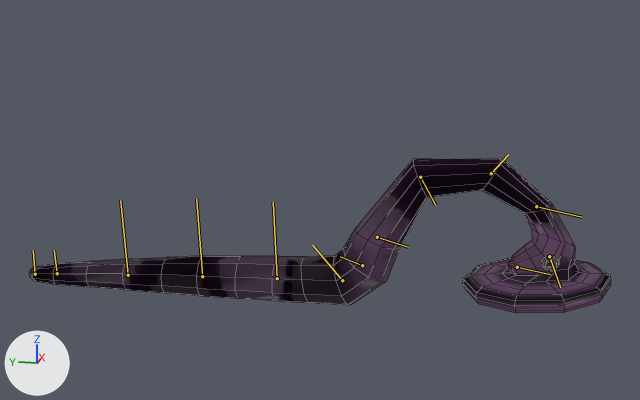
What one commit did to the FBX model Assets/Game/Art/HammerGooneANO2.fbx.
Rendered twice from a 50 mm camera at (-27.22, -4.48, 10.36) aimed at (0.09, 0.99, 3.53). The lights are fixed; the arrows at lower left show +X, +Y and +Z. Both versions are drawn at the pose saved in each file; the numbers are the values there. The bones that bend it are drawn over the model as lines. Mesh edges are drawn as thin lines.

The first picture shows 'hammer_geo'.
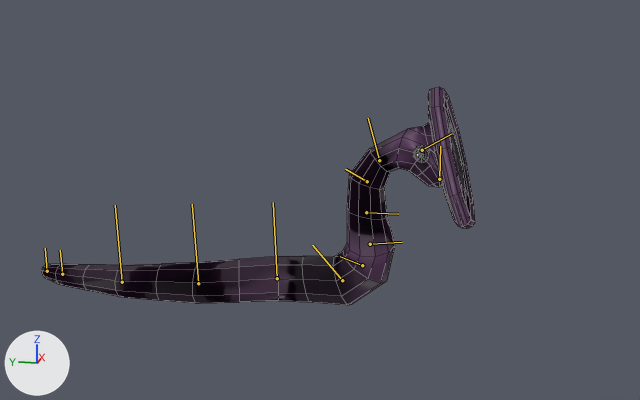
Where the change shows, as pixel boxes (x1, y1, x2, y2) in the pictures (640 x 400 px):
'hammer_geo', posed (25% narrower, 40% taller): before (29, 158, 611, 313); after (41, 87, 475, 305)
bone 'neck2', root to tip: before (377, 237) to (408, 247); after (370, 244) to (402, 242)
bone 'neck3', root to tip: before (420, 177) to (435, 205); after (366, 212) to (398, 214)
bone 'neck4', root to tip: before (491, 173) to (508, 154); after (367, 181) to (345, 169)
bone 'neck5', root to tip: before (536, 206) to (582, 217); after (379, 160) to (368, 118)
bone 'head1', root to tip: before (549, 256) to (560, 287); after (422, 150) to (452, 133)
bone 'tail2', root to tip: before (202, 276) to (196, 199); after (198, 283) to (192, 204)
bone 'tail3', root to tip: before (128, 275) to (120, 200); after (122, 282) to (115, 205)
bone 'tail4', root to tip: before (57, 273) to (54, 250); after (62, 274) to (60, 250)

The change in detail:
Bone 'neck2' (bone_neck2) moves from (21.0, 24.0, 0.0) to (0.0, 0.0, 0.0).
Bone 'neck2' (bone_neck2) turns from (0, 0, 23) to (-2, 16, 0) degrees about its own x, y and z.
Bone 'neck3' (bone_neck3) moves from (135.0, 59.0, 0.0) to (-4.0, 0.0, 28.0).
Bone 'neck3' (bone_neck3) turns from (0, 0, 38) to (0, -16, 0) degrees about its own x, y and z.
Bone 'neck4' (bone_neck4) moves from (126.0, -31.0, 0.0) to (0.0, 0.0, 0.0).
Bone 'neck4' (bone_neck4) turns from (0, 0, -40) to (0, 0, 0) degrees about its own x, y and z.
Bone 'neck5' (bone_neck5) moves from (53.0, 77.0, 0.0) to (0.0, 0.0, 0.0).
Bone 'neck5' (bone_neck5) turns from (0, 0, -16) to (0, 0, 0) degrees about its own x, y and z.
Bone 'head1' (bone_head1) moves from (-72.0, 29.0, 0.0) to (0.0, 0.0, 0.0).
Bone 'head1' (bone_head1) turns from (0, 0, 16) to (0, 0, 0) degrees about its own x, y and z.
Bone 'tail1' (bone_tail1) turns from (0, 0, 0) to (-1, 16, 0) degrees about its own x, y and z.
Bone 'tail2' (bone_tail2) turns from (0, 0, 0) to (1, -16, 0) degrees about its own x, y and z.
Bone 'tail3' (bone_tail3) turns from (0, 0, 0) to (1, -16, 0) degrees about its own x, y and z.
Bone 'tail4' (bone_tail4) turns from (0, 0, 0) to (1, -8, 0) degrees about its own x, y and z.
